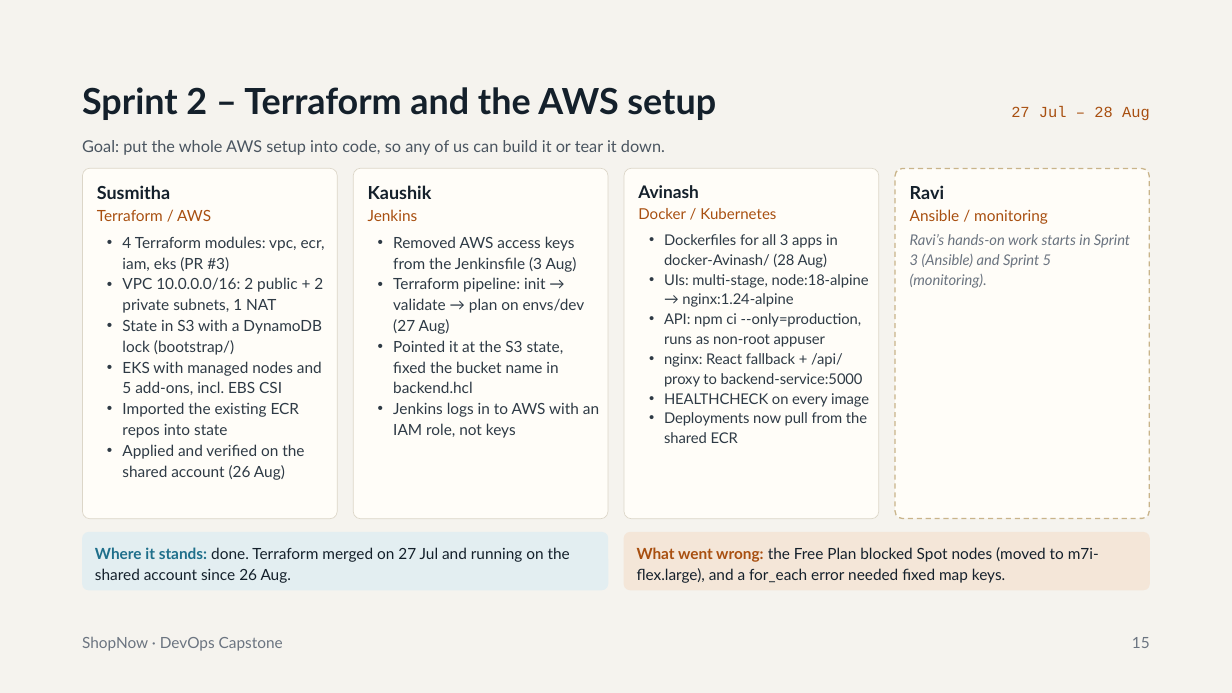
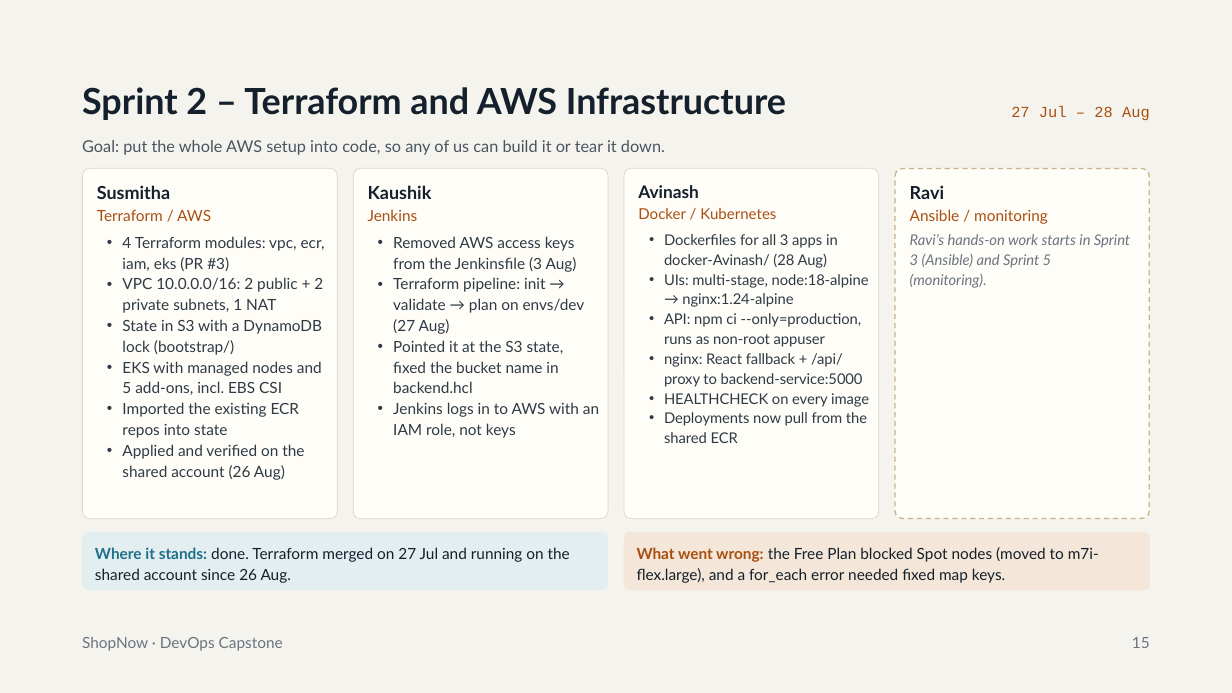
Before and after one commit to banalasusmitha/Capstone_Project-Web-Application-with-CI-CD-DevOps, a slide deck: slide 15 of final-delivery/ShopNow_DevOps_Capstone.pptx. Drawn at 1232x693 pixels with LibreOffice and Linux fonts; fonts in the diff are those of the drawing. Boxes give left, top, right and bottom in pixels: in the first picture for what was removed or moved away, otherwise in the second. Text is boxed around its words. In the diff, an @@ line names an element or a change of style, - is before the commit and + after.

```diff
--- a/final-delivery/ShopNow_DevOps_Capstone.pptx
+++ b/final-delivery/ShopNow_DevOps_Capstone.pptx
@@ title at <box>82,87,786,120</box>: text changed @@
-Sprint 2 – Terraform and the AWS setup
+Sprint 2 – Terraform and AWS Infrastructure
```
Also in this commit, not shown: 23 other slides changed, 11 slides added, 3 slides removed, 1 other file.
